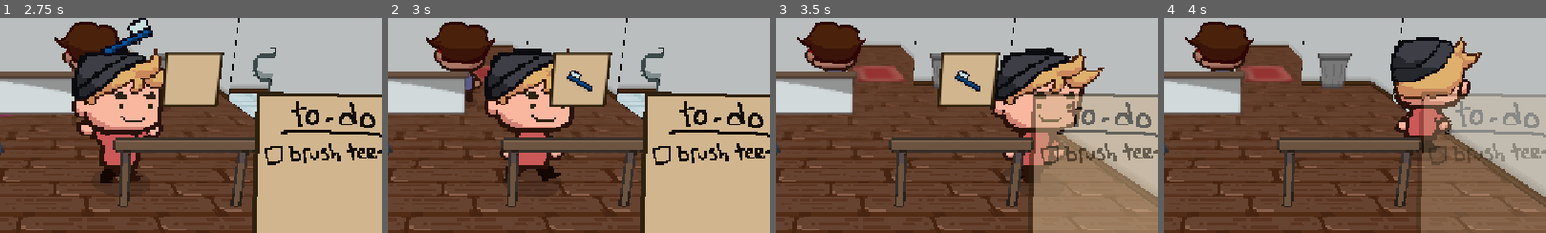
Above: before the commit, frames 1-4 (left to right).
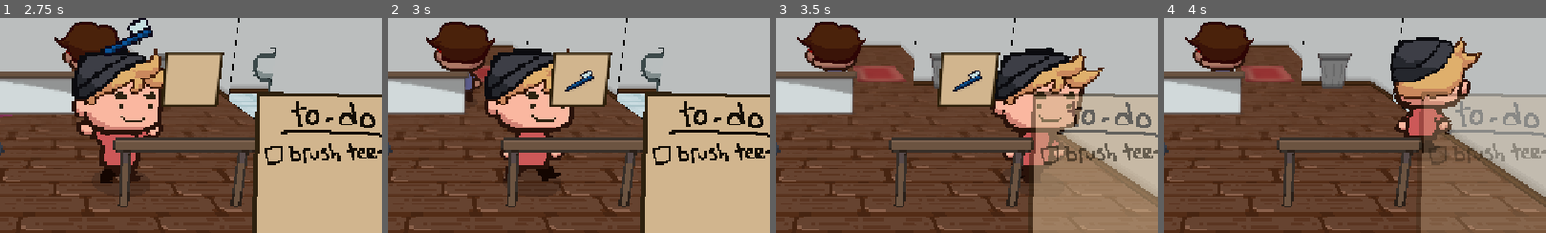
Above: after the commit, the same moments.

Repository: geekazodium/RIT-Halloween-Game-Jam-2025
Game: Godot game, scene res://menu/menu.tscn
Same seed, same stepped clock (60 frames per second), same inputs: the game is played once before the commit and once after it. The engine's default icon, where the game draws it, is replaced by a stand-in: a white triangle on a blue panel in a dark square.
Inputs (mouse positions are % of the whole screen's width and height, from its top left):
- Up to frame 1 (2.75 s): click (50, 59) at 0.5 s; move the mouse to (72, 45) at 1.27 s; hold D (move_right) 1.28-2.03 s; tap Space (interact) at 1.35, 2.1 s; move the mouse to (30, 55) at 2.02 s; hold S (move_down) from 2.03 s (still down)
- Up to frame 2 (3 s): move the mouse to (60, 28) at 2.77 s; release S (move_down) at 2.78 s; hold D (move_right) from 2.78 s (still down); tap Space (interact) at 2.85 s
- Up to frame 3 (3.5 s): keep holding D (move_right)
- Up to frame 4 (4 s): move the mouse to (45, 70) at 3.52 s; release D (move_right) at 3.53 s; hold W (move_up) from 3.53 s (still down); tap Space (interact) at 3.6 s
The pictures show only the part of the screen within x 43-93%, y 29-79%; the shares and areas given below are measured in that part.

Frame 1 is identical in both runs. In frame 2, 0.5% of the frame differs, in the area x 46-54%, y 24-35%; in frame 3, 0.5%; in frame 4, nothing differs.

Commit message:
fix: play animation method sometimes attempts to get global position because item process was done after

Diff:
--- a/player/player.gd
+++ b/player/player.gd
@@ -16,7 +16,6 @@
 var looking_forward = true
 
 func _process(_delta: float) -> void:
-	play_animation()
 	if Input.is_action_just_pressed("interact"):
 		for area in $InteractionRange.get_overlapping_areas():
 			var node = area.get_parent()
@@ -36,6 +35,7 @@
 					node.item = held_item
 					held_item = null
 					if node.item: print("Container now has: ", node.item.key)
+	play_animation()
 
 
 func play_animation():
